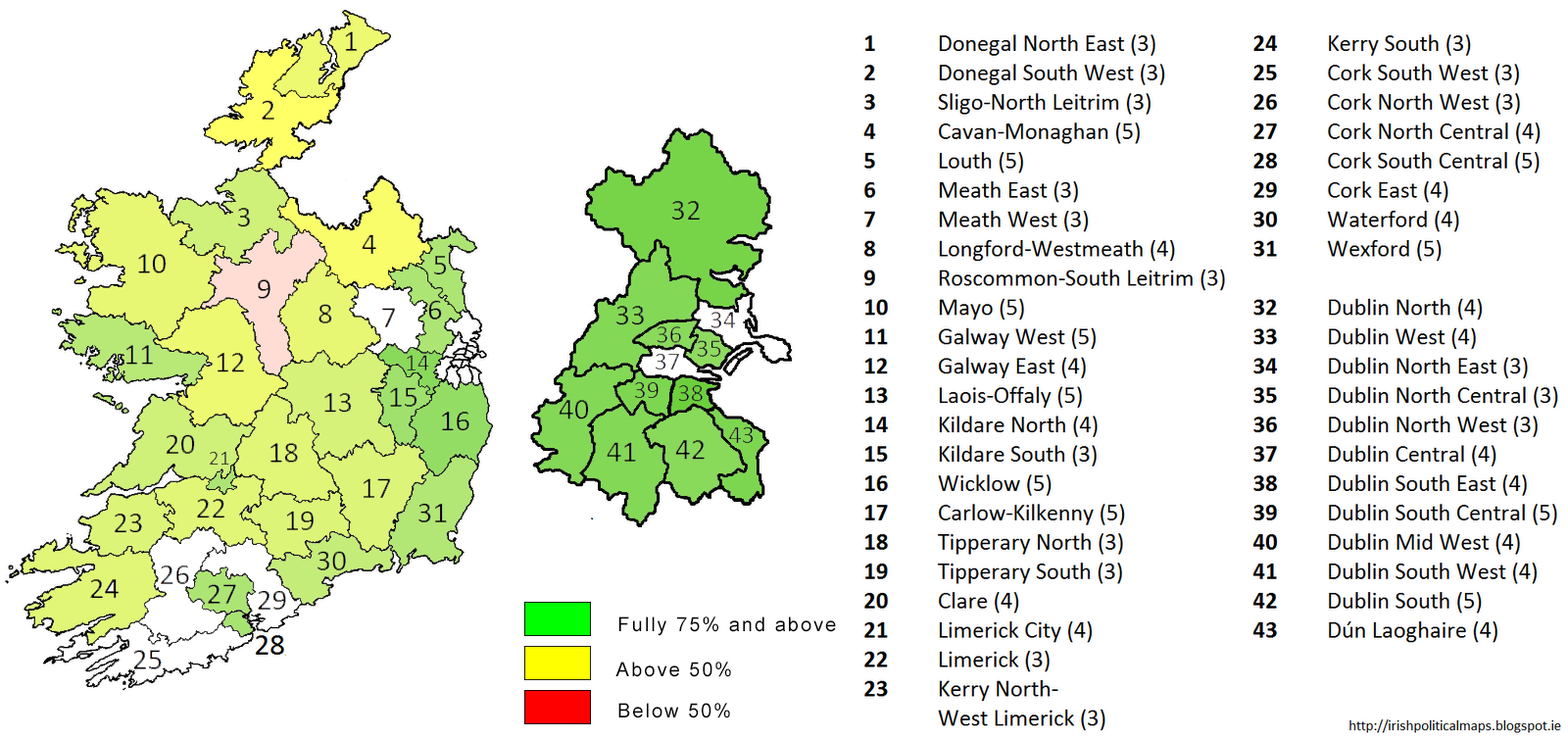
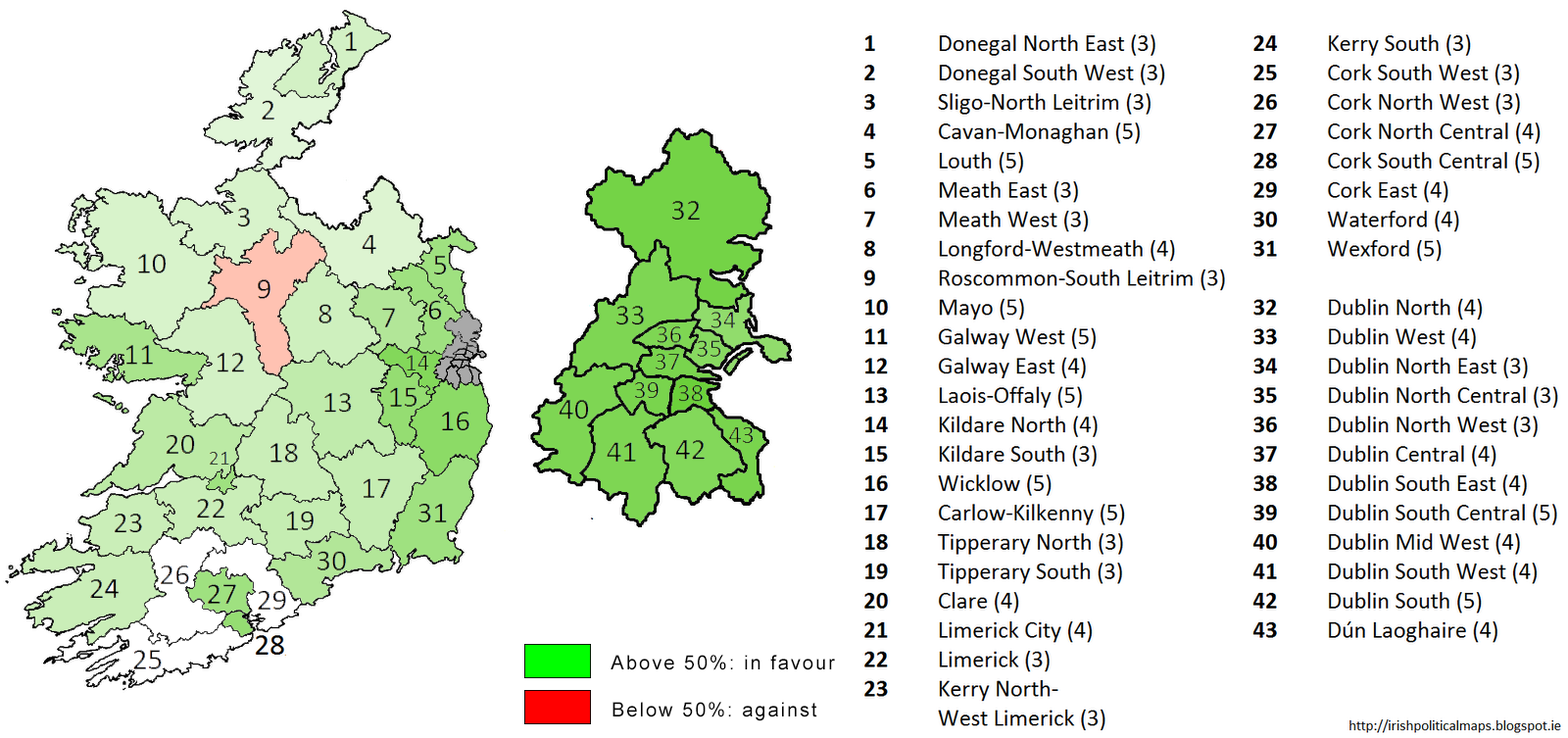
Two versions of the same layered image (w=1568, h=738). Layer-by-layer changes:
renamed "Fully 75% and above" to "Above 50%: in favour", painted on it over <box>610,616,836,671</box>
"2 green": opacity 0% → 20% over <box>204,39,341,172</box>
"3 green": opacity 32% → 26% over <box>169,168,298,265</box>
"4 green": opacity 4% → 23% over <box>278,178,432,290</box>
"10 green": opacity 16% → 26% over <box>57,188,226,341</box>
"11 green": opacity 48% → 58% over <box>51,309,212,413</box>
"12 green": opacity 12% → 29% over <box>153,297,288,427</box>
"13 green": opacity 28% → 42% over <box>275,348,396,460</box>
"20 green": opacity 32% → 45% over <box>83,393,254,497</box>
"24 green": opacity 20% → 36% over <box>8,539,166,644</box>
"32 green": opacity 92% → 94% over <box>588,131,768,308</box>
"33 green": opacity 84% → 87% over <box>571,241,698,376</box>
"2 yellow": opacity 60% → 0% over <box>204,39,341,172</box>
"3 yellow": opacity 41% → 0% over <box>169,168,298,265</box>
"4 yellow": opacity 58% → 0% over <box>278,178,432,290</box>
"10 yellow": opacity 51% → 0% over <box>57,188,226,341</box>
"11 yellow": opacity 31% → 0% over <box>51,309,212,413</box>
"12 yellow": opacity 53% → 0% over <box>153,297,288,427</box>
"13 yellow": opacity 43% → 0% over <box>275,348,396,460</box>
"20 yellow": opacity 41% → 0% over <box>83,393,254,497</box>
"24 yellow": opacity 48% → 0% over <box>8,539,166,644</box>
"32 yellow": opacity 5% → 0% over <box>588,131,768,308</box>
"33 yellow": opacity 9% → 0% over <box>571,241,698,376</box>
"9 red": opacity 20% → 36% over <box>201,228,328,377</box>
…and 56 more changes (1 added, 1 moved_by, 51 opacity, 1 painted, 2 removed, 1 renamed, 1 stack)
